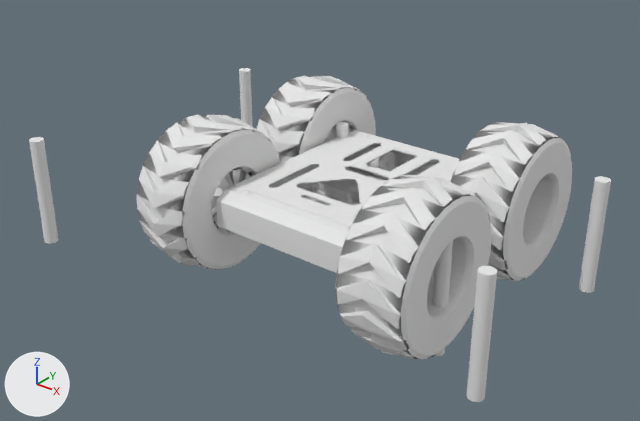
A saved change to the OBJ model assets/rover2asamblat.obj.
Before and after are seen from a 50 mm lens placed at (2.37, -3.28, 1.99), pointed at (-0.16, -0.11, 0.02). The lights are fixed; the arrows at lower left show +X, +Y and +Z. Where no turn or scale is listed for an object, it has been applied to the vertices.

The first picture shows 'Cube.001_Cube.002', 'Cylinder.012_Cylinder.017', 'Forats_Cylinder.013'.
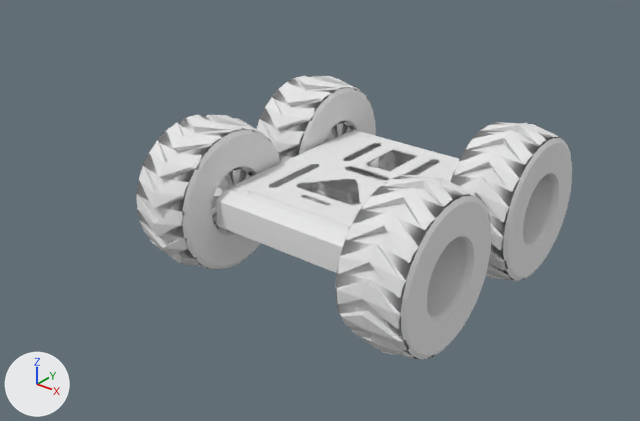
The edits, one by one:
Object 'Forats_Cylinder.013' (ob_forats_cylinder_013) is deleted.

Changed parts and their boxes (x1, y1, x2, y2) in the pictures (640 x 421 px):
'Forats_Cylinder.013', deleted
    before: (29, 68, 611, 402)
